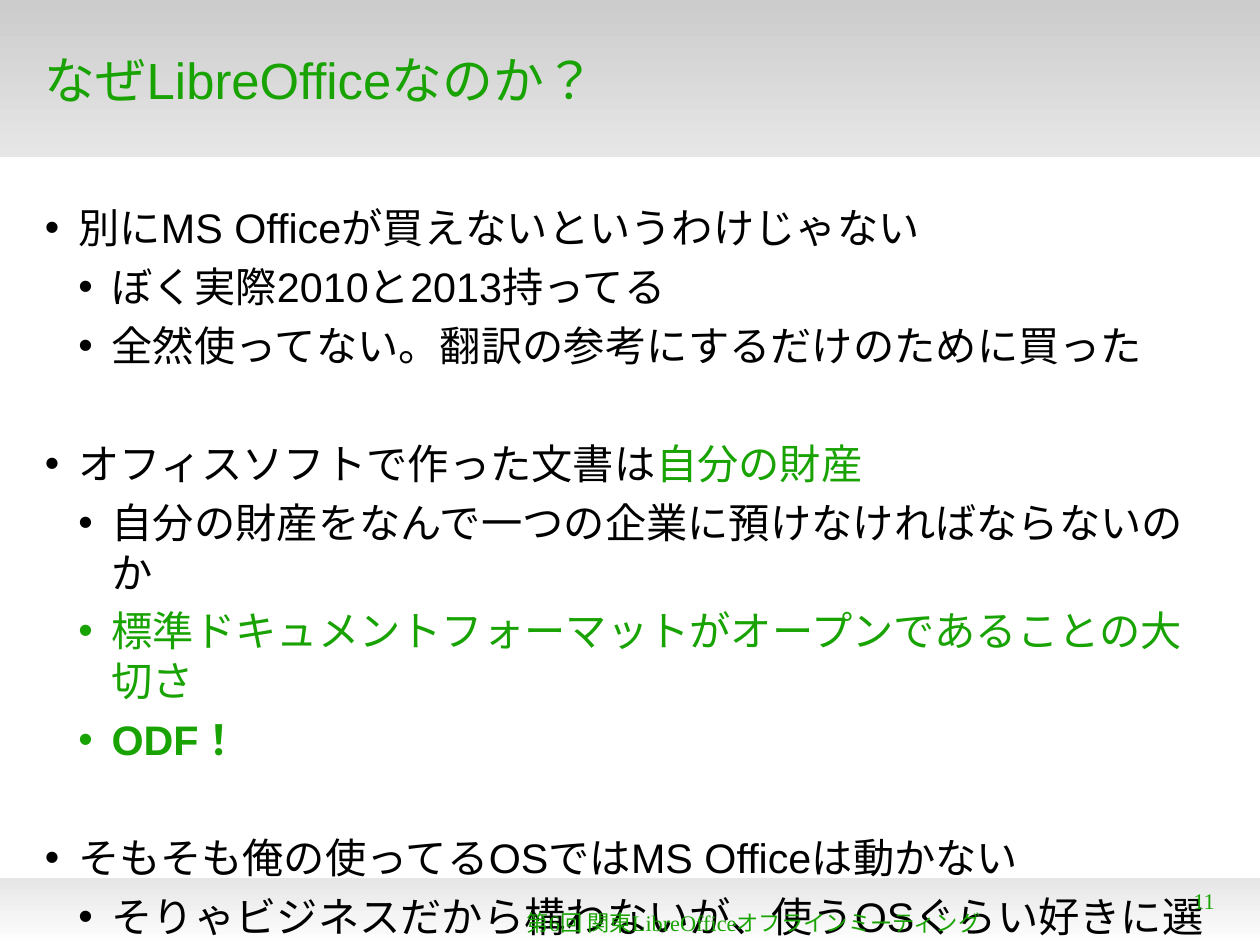
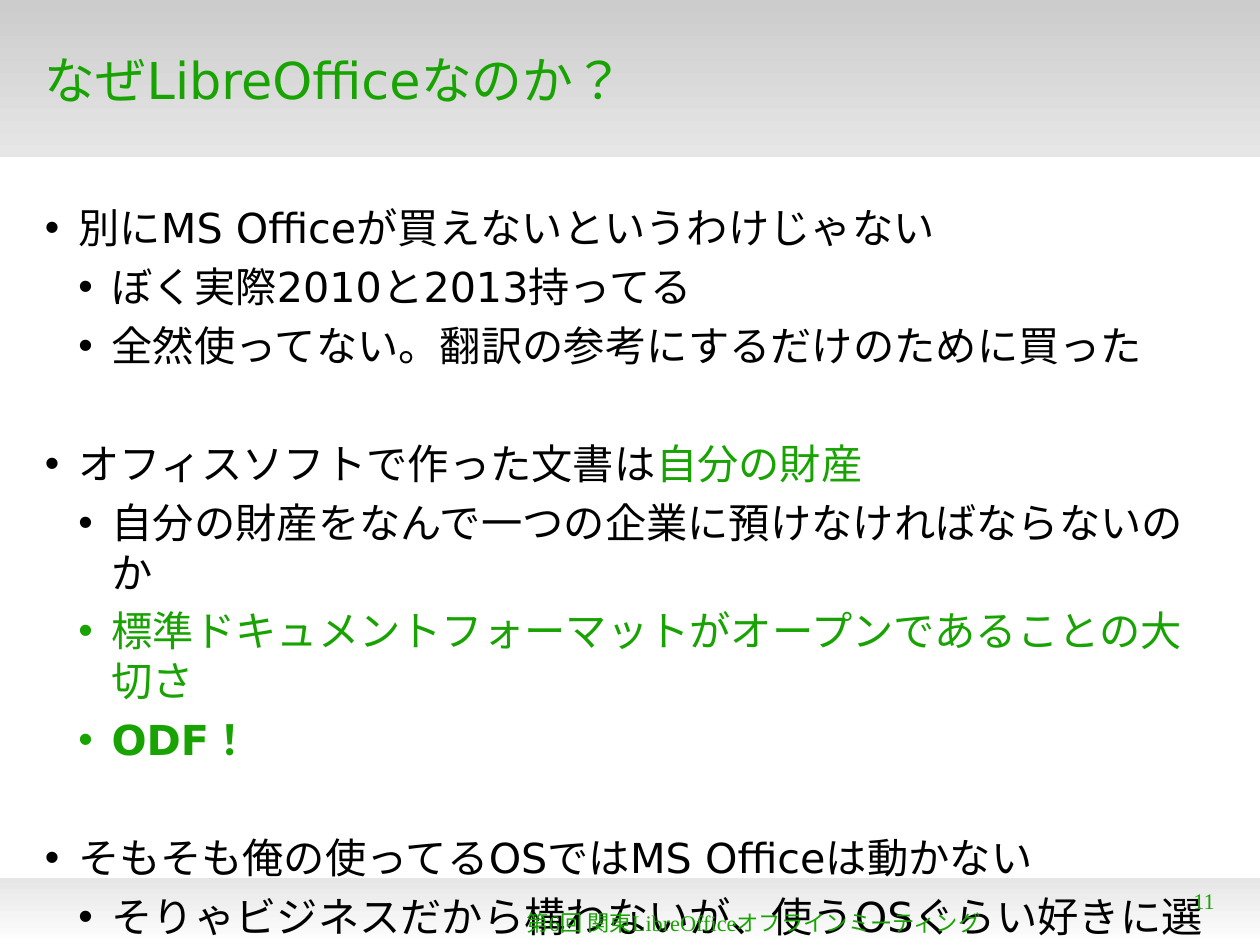
Before and after one commit to naruoga/KantoLibreOffice, a slide deck: slide 11 of Jun2013/OpeningTalk.odp. Drawn at 1260x945 pixels with LibreOffice and Linux fonts; fonts in the diff are those of the drawing; background and template pictures are left out. Boxes give left, top, right and bottom in pixels: in the first picture for what was removed or moved away, otherwise in the second. Text is boxed around its words. In the diff, an @@ line names an element or a change of style, - is before the commit and + after.

```diff
--- a/Jun2013/OpeningTalk.odp
+++ b/Jun2013/OpeningTalk.odp
@@ title "なぜLibreOfficeなのか？" at (x1=45, y1=58, x2=624, y2=102): font Arial to DejaVu Sans @@
@@ text "別にMS Officeが買えないというわけじゃない" at (x1=78, y1=209, x2=1203, y2=936): font Arial to DejaVu Sans @@
```
Also in this commit, not shown: 13 other slides changed.
